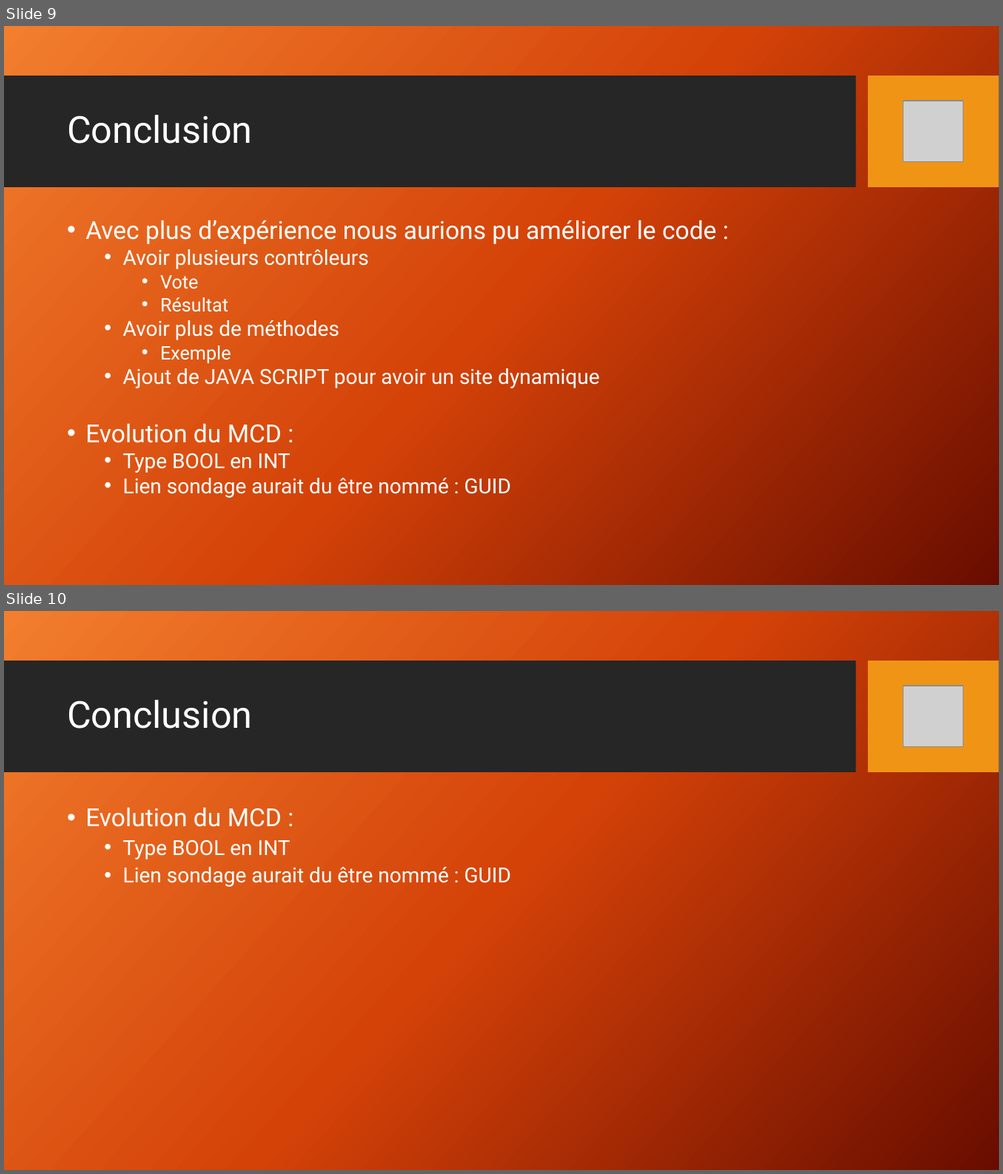
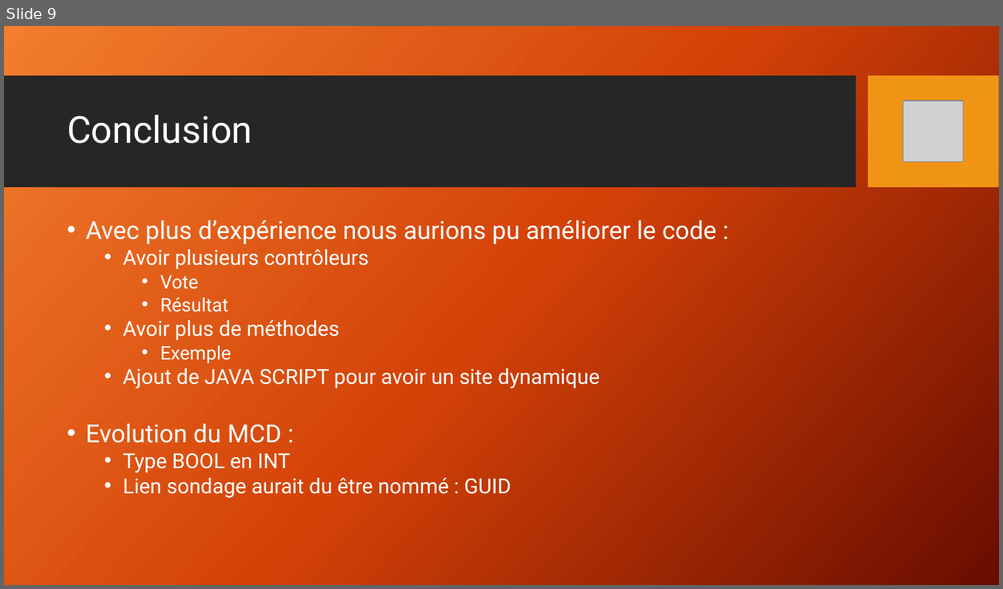
Before and after one commit to cedricbannelier/Projet1, a slide deck: DossierPresentation/Présentation.pptx. Shown one above the other, each under a label of ours: slides 9 and 10 before the commit, slide 9 after it. The pictures are 1003x1174 and 1003x589 pixels, drawn with LibreOffice and Linux fonts; fonts in the diff are those of the drawing; grey boxes stand for pictures; background and template pictures are left out. Boxes give left, top, right and bottom in pixels: in the first picture for what was removed or moved away, otherwise in the second. Text is boxed around its words. In the diff, an @@ line names an element or a change of style, - is before the commit and + after.

```diff
--- a/DossierPresentation/Présentation.pptx
+++ b/DossierPresentation/Présentation.pptx
@@ slide 10 removed at [4, 611, 999, 1170], background picture (left out); not listed: 2 template elements that a slide beside it also shows @@
@@ picture removed at [903, 686, 963, 747] @@
@@ title removed at [67, 700, 252, 729] @@
-Conclusion
@@ text removed at [85, 807, 511, 887] @@
-• Evolution du MCD :
-  • Type BOOL en INT
-  • Lien sondage aurait du être nommé : GUID
```
Also in this commit, not shown: 3 slides changed.
